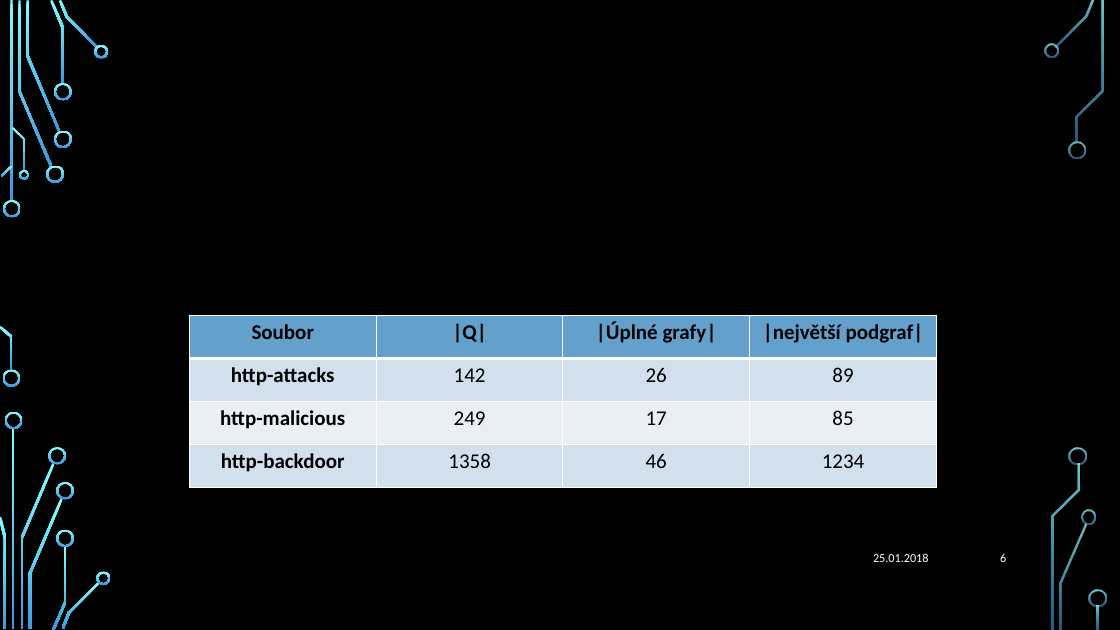
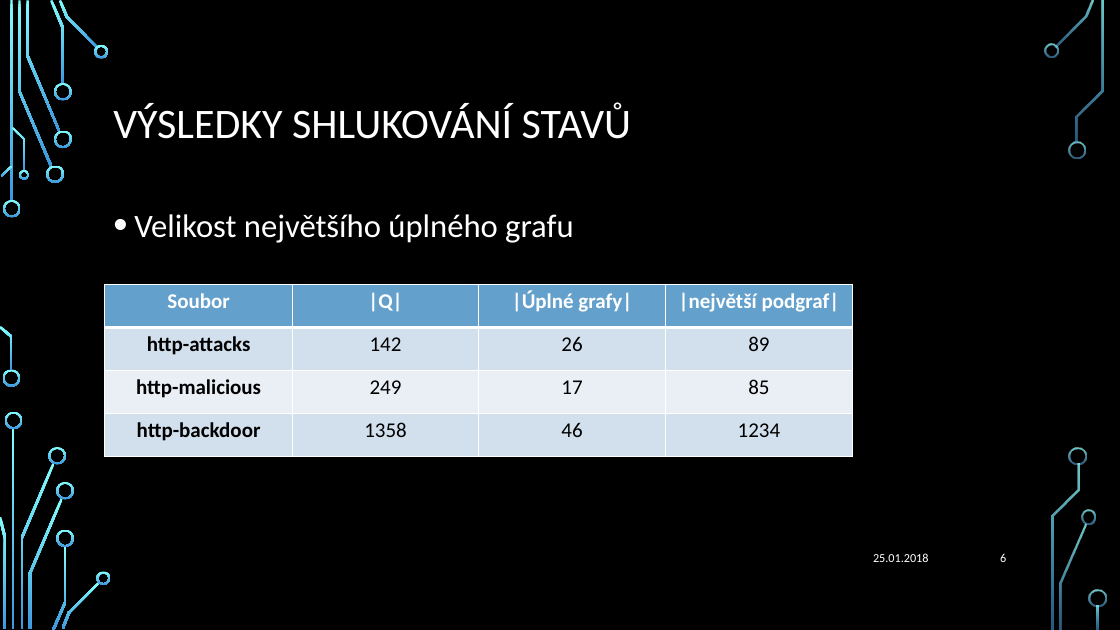
Before and after one commit to MartinDvorak/IP1, a slide deck: slide 6 of IP1.pptx. Drawn at 1120x630 pixels with LibreOffice and Linux fonts; fonts in the diff are those of the drawing; background and template pictures are left out. Boxes give left, top, right and bottom in pixels: in the first picture for what was removed or moved away, otherwise in the second. Text is boxed around its words. In the diff, an @@ line names an element or a change of style, - is before the commit and + after.

```diff
--- a/IP1.pptx
+++ b/IP1.pptx
@@ title "VÝSLEDKY SHLUKOVÁNÍ STAVŮ" at (x1=113, y1=103, x2=631, y2=139): text colour #000000 to #FFFFFF @@
@@ text "Velikost největšího úplného grafu" at (x1=134, y1=214, x2=574, y2=243): text colour #000000 to #FFFFFF @@
@@ table at (x1=105, y1=284, x2=854, y2=457) @@
@@ text colour #000000 to #FFFFFF in "Soubor", "|Q|", "|Úplné grafy|", "|největší podgraf|" @@
@@ table moved from (x1=189, y1=315, x2=938, y2=488) to (x1=105, y1=284, x2=854, y2=457) @@
```
Also in this commit, not shown: 10 other slides changed.
